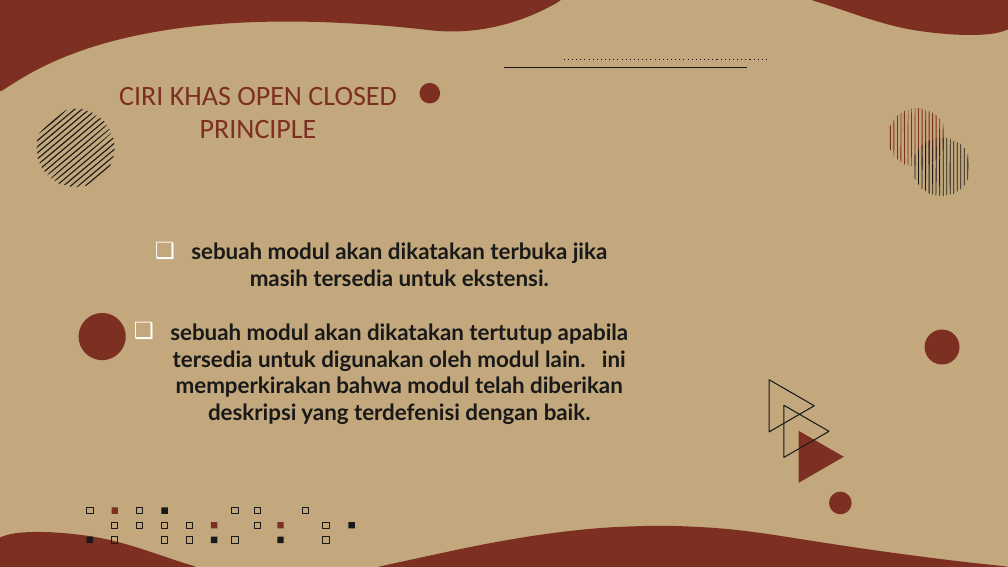
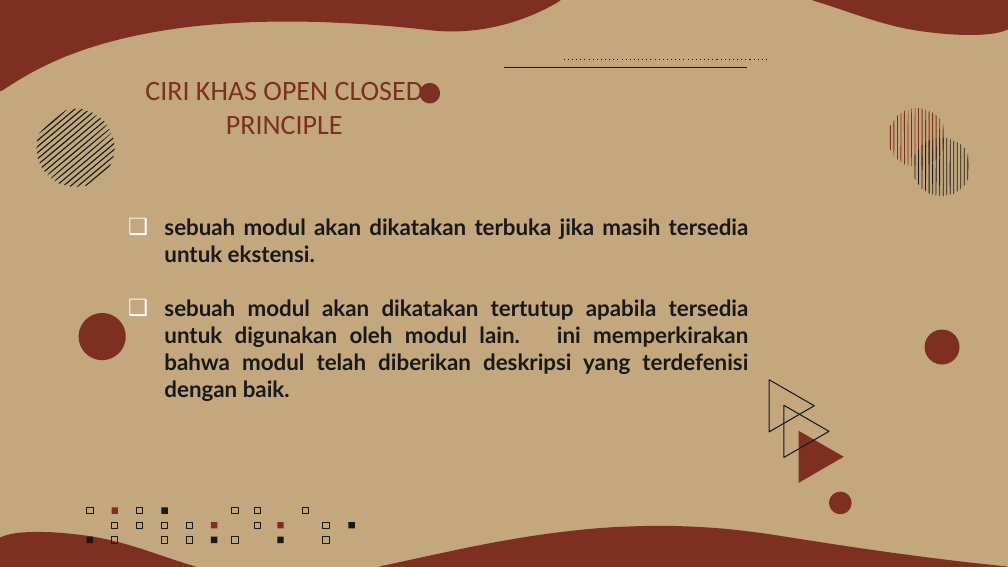
Before and after one commit to albetmatthew/solid_grasp, a slide deck: slide 6 of Kelompok6_OpenClosePrinciple_LowCoupling.pptx. Drawn at 1008x567 pixels with LibreOffice and Linux fonts; fonts in the diff are those of the drawing. Boxes give left, top, right and bottom in pixels: in the first picture for what was removed or moved away, otherwise in the second. Text is boxed around its words. In the diff, an @@ line names an element or a change of style, - is before the commit and + after.

Commit message:
Update Kelompok6_OpenClosePrinciple_LowCoupling.pptx
diferent OCP and Low Coupling

```diff
--- a/Kelompok6_OpenClosePrinciple_LowCoupling.pptx
+++ b/Kelompok6_OpenClosePrinciple_LowCoupling.pptx
@@ title "CIRI KHAS OPEN CLOSED PRINCIPLE": place and size @@
-title "CIRI KHAS OPEN CLOSED PRINCIPLE" at (119,87,396,138)
+title "CIRI KHAS OPEN CLOSED PRINCIPLE" at (145,82,423,134)
@@ subtitle "sebuah modul akan dikatakan terbuka ...": place and size @@
-subtitle "sebuah modul akan dikatakan terbuka ..." at (170,242,629,424)
+subtitle "sebuah modul akan dikatakan terbuka ..." at (164,218,749,401)
@@ subtitle "sebuah modul akan dikatakan terbuka ..." at (164,218,749,401): alignment centre to justified @@
```
Also in this commit, not shown: 1 other slide changed.
